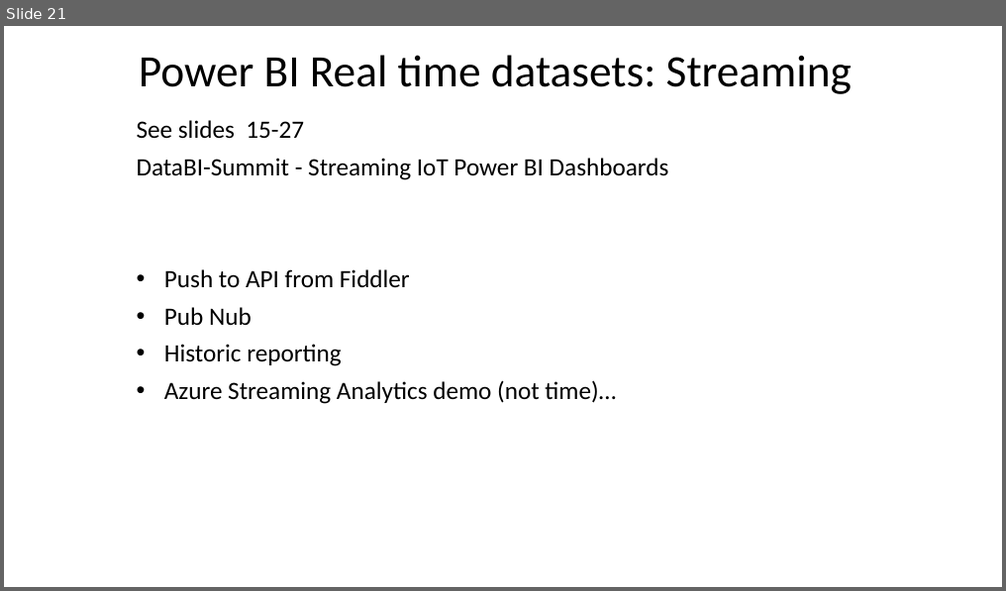
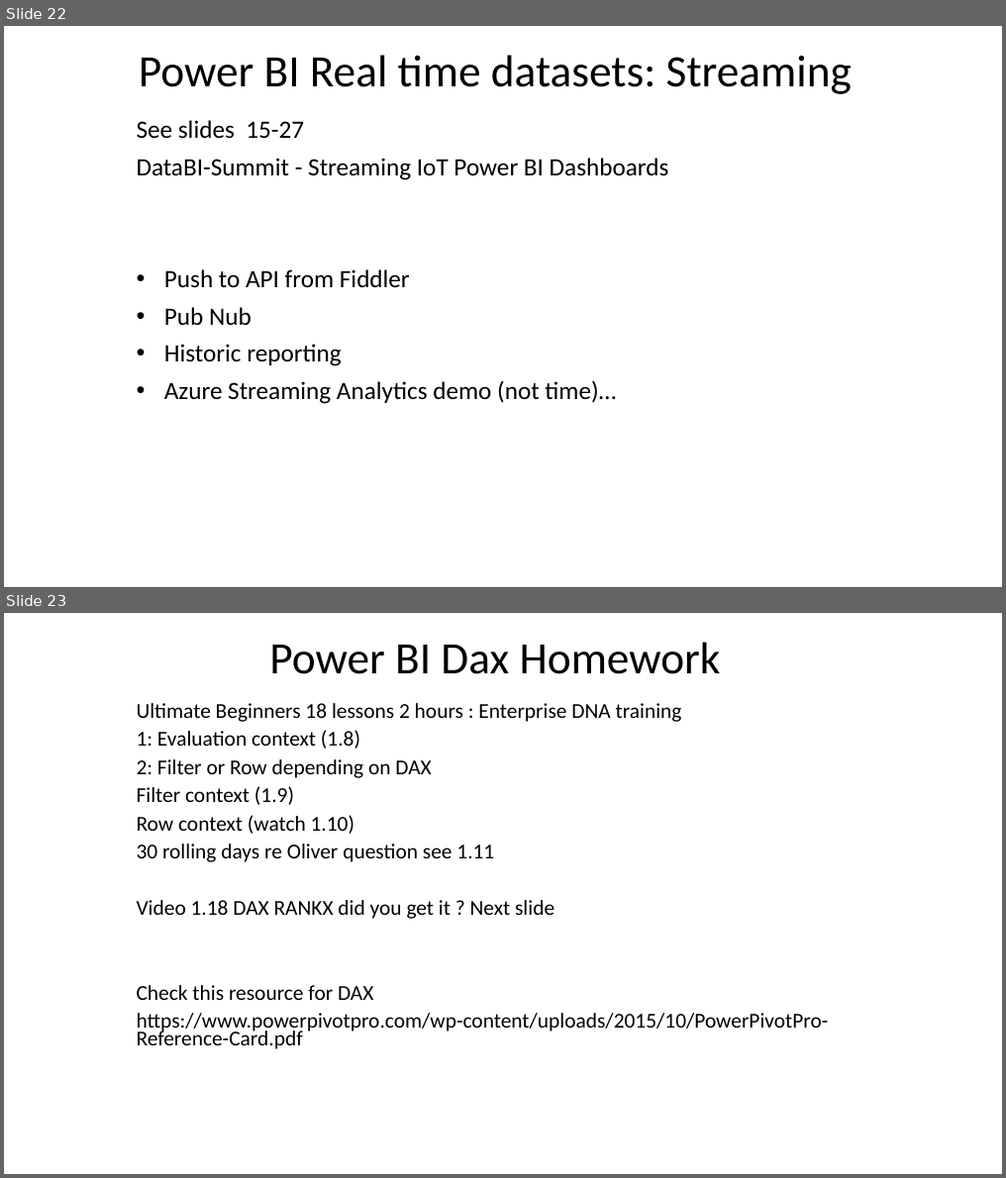
Before and after one commit to wottabyte/PBITraining, a slide deck: PBIID/PowerBI Int Dev slides Q1-2019-shared.pptx. Shown one above the other, each under a label of ours: slide 21 before the commit, slides 22 and 23 after it. The pictures are 1006x591 and 1006x1178 pixels, drawn with LibreOffice and Linux fonts; fonts in the diff are those of the drawing; background and template pictures are left out. Boxes give left, top, right and bottom in pixels: in the first picture for what was removed or moved away, otherwise in the second. Text is boxed around its words. In the diff, an @@ line names an element or a change of style, - is before the commit and + after.

Commit message:
upto Lesson 4 of 6

```diff
--- a/PBIID/PowerBI Int Dev slides Q1-2019-shared.pptx
+++ b/PBIID/PowerBI Int Dev slides Q1-2019-shared.pptx
@@ slide 23 added at box(4, 613, 1002, 1174), background #FFFFFF @@
@@ title added at box(269, 642, 721, 674), 43.2 pt, text #000000 @@
+Power BI Dax Homework
@@ subtitle added at box(137, 703, 829, 1050), 20.4 pt, text #000000 @@
+Ultimate Beginners 18 lessons 2 hours : Enterprise DNA training
+1: Evaluation context (1.8)
+2: Filter or Row depending on DAX
+Filter context (1.9)
+Row context (watch 1.10)
+30 rolling days re Oliver question see 1.11
+Video 1.18 DAX RANKX did you get it ? Next slide
+Check this resource for DAX
+https://www.powerpivotpro.com/wp-content/uploads/2015/10/PowerPivotPro-Reference-Card.pdf
@@ what was slide 21 is now slide 22 @@
```
Also in this commit, not shown: 11 other slides added.
